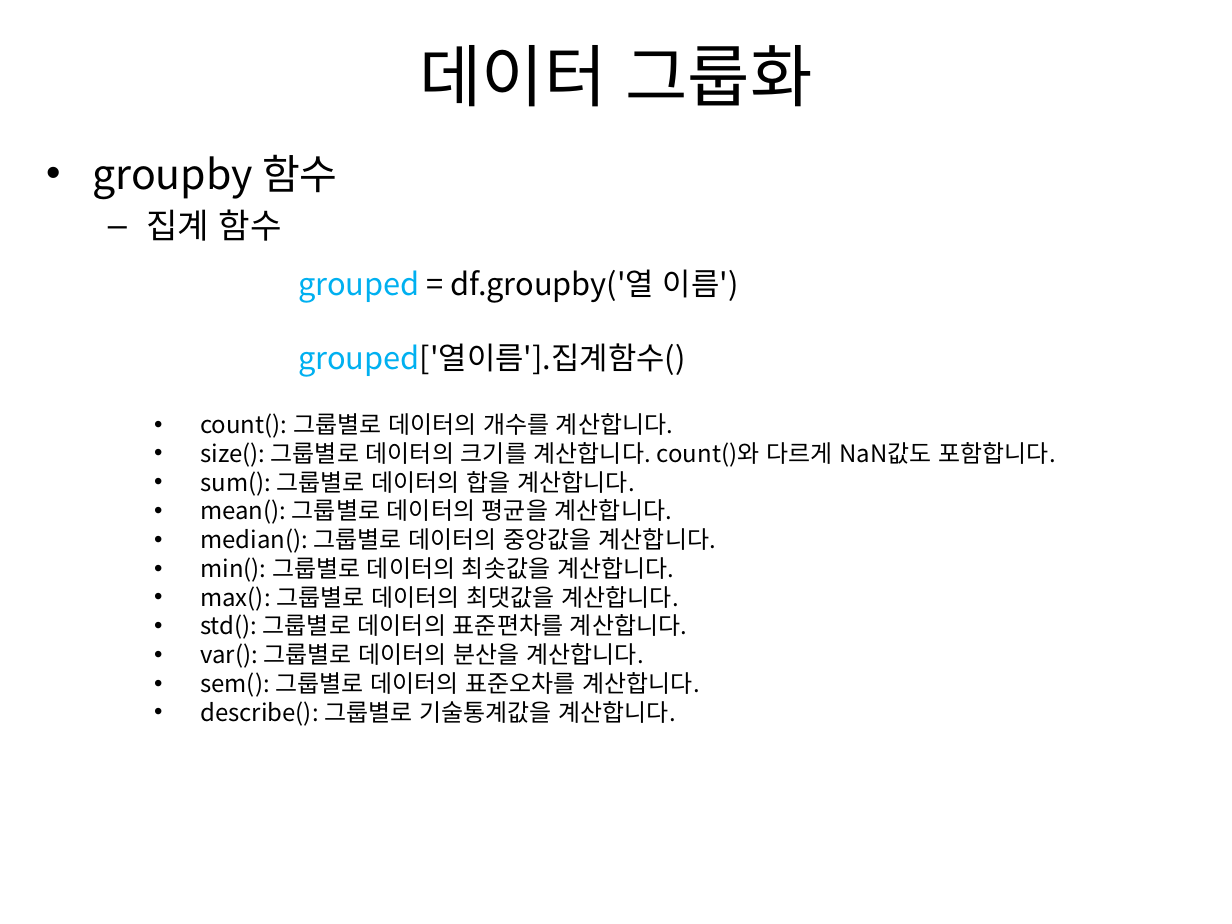
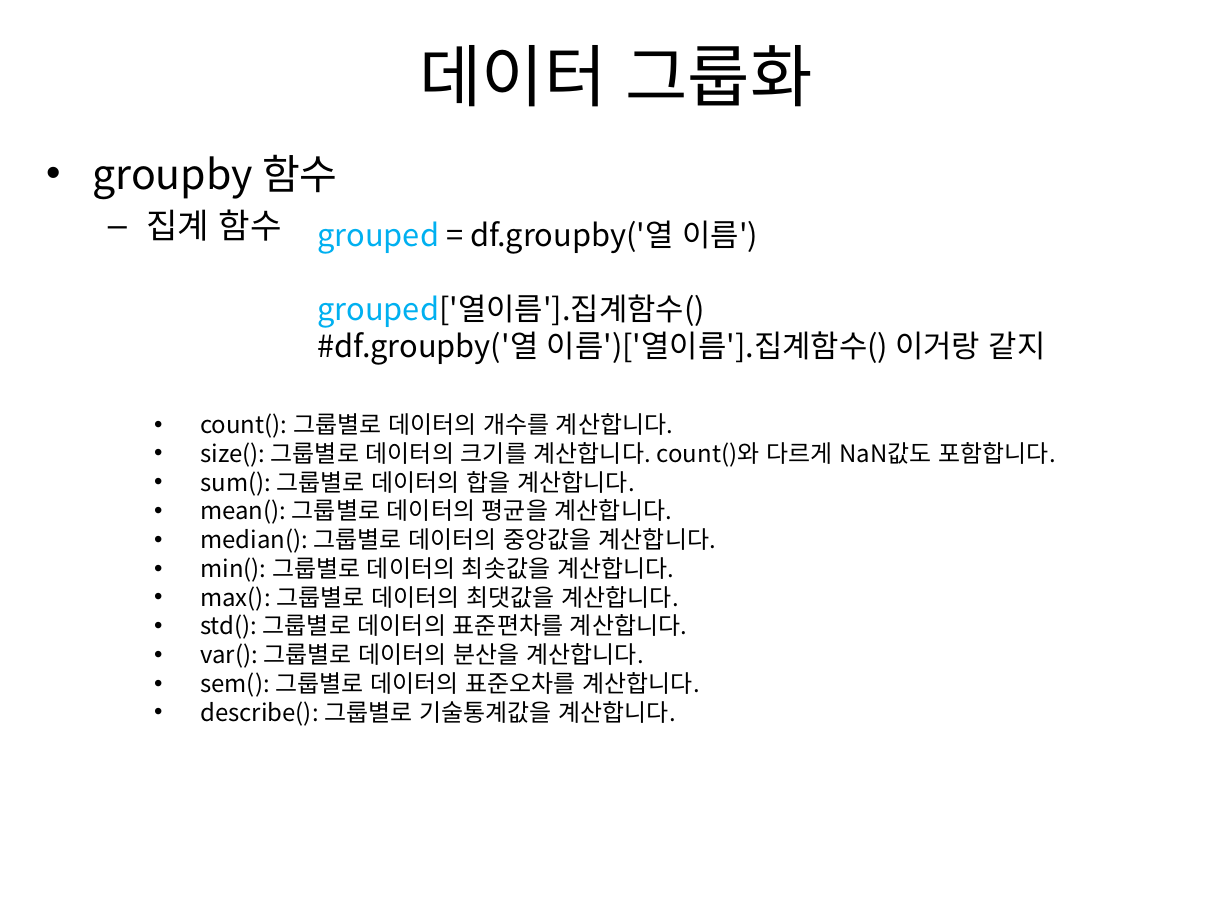
Before and after one commit to MyStraw/python, a slide deck: slide 95 of 파이썬 9.pptx. Drawn at 1232x924 pixels with LibreOffice and Linux fonts; fonts in the diff are those of the drawing. Boxes give left, top, right and bottom in pixels: in the first picture for what was removed or moved away, otherwise in the second. Text is boxed around its words. In the diff, an @@ line names an element or a change of style, - is before the commit and + after.

```diff
--- a/파이썬 9.pptx
+++ b/파이썬 9.pptx
@@ text "grouped = df.groupby('열 이름')" moved from (x1=298, y1=269, x2=739, y2=377) to (x1=318, y1=220, x2=1046, y2=365) @@
@@ text at (x1=318, y1=326, x2=1046, y2=365): paragraph added @@
+#df.groupby('열 이름')['열이름'].집계함수() 이거랑 같지
```
Also in this commit, not shown: 2 other slides changed, 8 other files.
